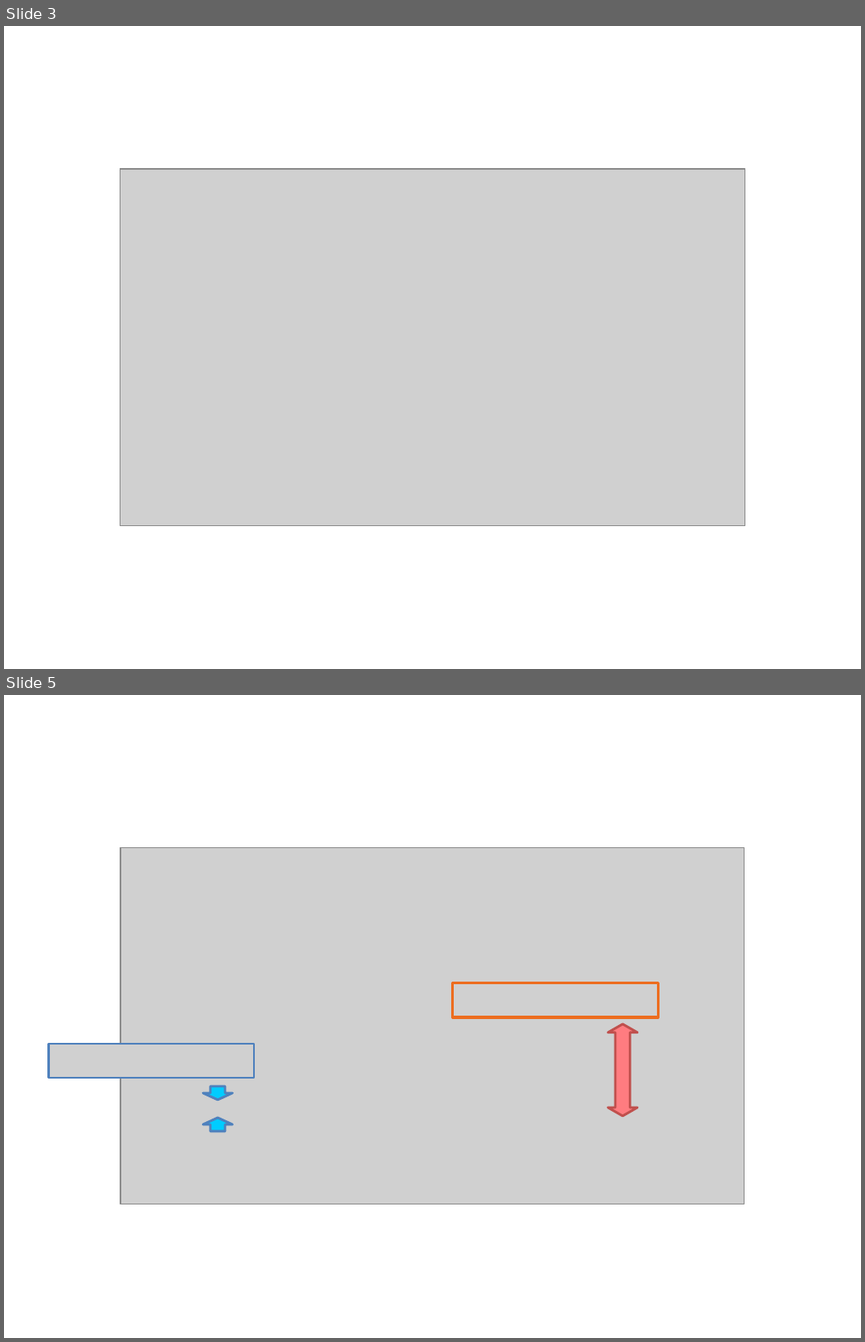
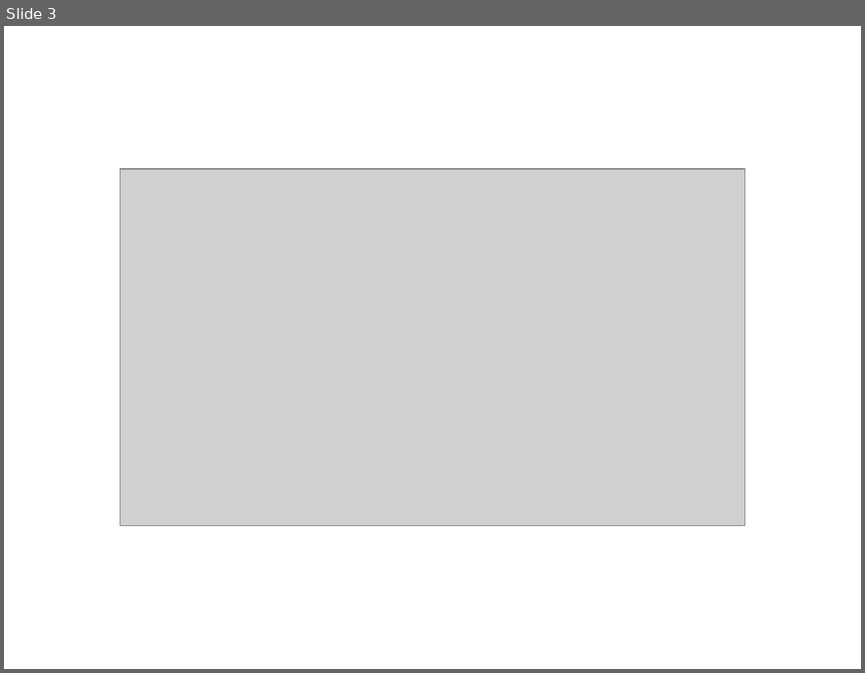
Before and after one commit to answeredbyablemind/answeredbyablemind.github.io, a slide deck: pics/2021-02-08-GMM_and_EM/pics.pptx. Shown one above the other, each under a label of ours: slides 3 and 5 before the commit, slide 3 after it; the slides between them are not shown. The pictures are 865x1342 and 865x673 pixels, drawn with LibreOffice and Linux fonts; fonts in the diff are those of the drawing; grey boxes stand for pictures. Boxes give left, top, right and bottom in pixels: in the first picture for what was removed or moved away, otherwise in the second. Text is boxed around its words. In the diff, an @@ line names an element or a change of style, - is before the commit and + after.

```diff
--- a/pics/2021-02-08-GMM_and_EM/pics.pptx
+++ b/pics/2021-02-08-GMM_and_EM/pics.pptx
@@ slide 5 removed at bbox=[4, 695, 861, 1338], background #FFFFFF @@
@@ picture removed at bbox=[120, 847, 744, 1204] @@
@@ picture removed at bbox=[453, 983, 658, 1017] @@
@@ up down arrow removed at bbox=[608, 1024, 637, 1116] @@
@@ picture removed at bbox=[48, 1043, 253, 1077] @@
@@ down arrow removed at bbox=[203, 1086, 232, 1100] @@
@@ down arrow removed at bbox=[203, 1117, 232, 1131] @@
```
Also in this commit, not shown: 2 slides added, 5 other files.
